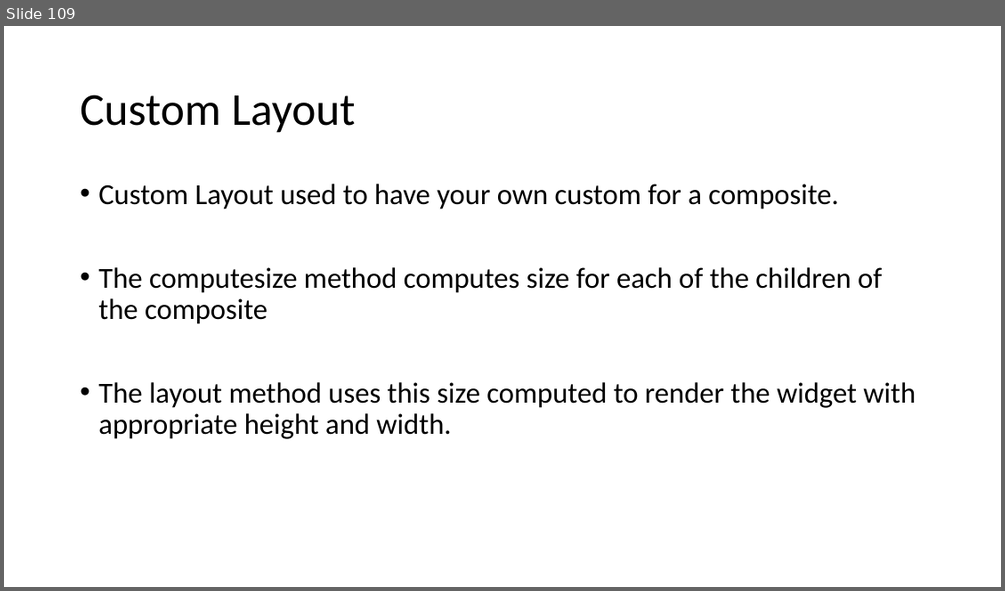
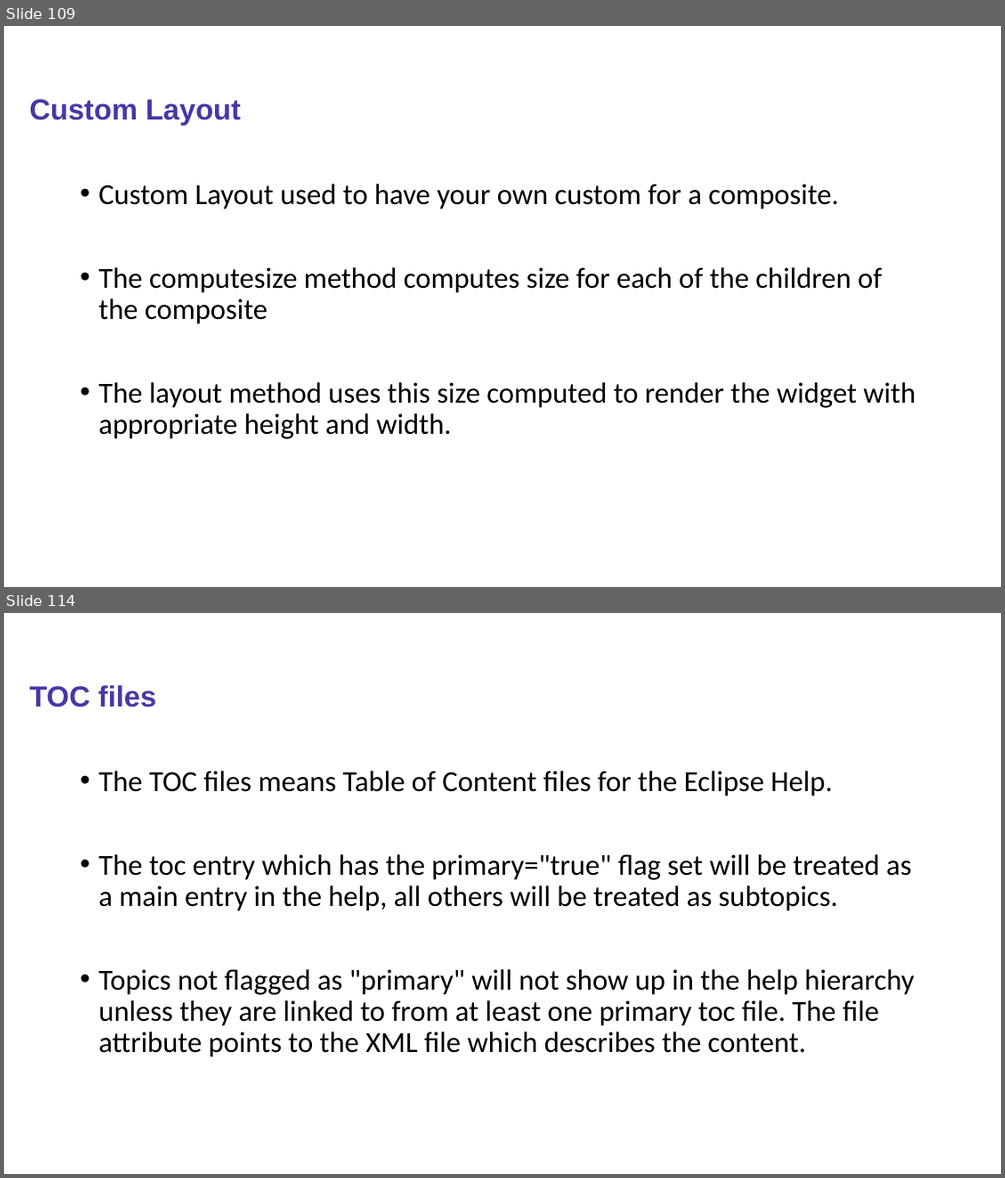
Before and after one commit to sabir123/RCP.Presentations, a slide deck: Eclipse_RCP_Training.pptx. Shown one above the other, each under a label of ours: slide 109 before the commit, slides 109 and 114 after it; the slides between them are not shown. The pictures are 1005x591 and 1005x1178 pixels, drawn with LibreOffice and Linux fonts; fonts in the diff are those of the drawing. Boxes give left, top, right and bottom in pixels: in the first picture for what was removed or moved away, otherwise in the second. Text is boxed around its words. In the diff, an @@ line names an element or a change of style, - is before the commit and + after.

```diff
--- a/Eclipse_RCP_Training.pptx
+++ b/Eclipse_RCP_Training.pptx
@@ slide 114 added at bbox=[4, 613, 1001, 1174], background #FFFFFF @@
@@ title added at bbox=[30, 685, 156, 707], 28 pt, text #4538A8, bold @@
+TOC files
@@ text added at bbox=[98, 771, 914, 1057], 28 pt, text #000000 @@
+• The TOC files means Table of Content files for the Eclipse Help.
+• The toc entry which has the primary="true" flag set will be treated as a main entry in the help, all others will be treated as subtopics.
+• Topics not flagged as "primary" will not show up in the help hierarchy unless they are linked to from at least one primary toc file. The file attribute points to the XML file which describes the content.
@@ slide 109 changed as well @@
@@ title "Custom Layout": place and size @@
-title "Custom Layout" at bbox=[80, 95, 356, 133]
+title "Custom Layout" at bbox=[30, 99, 241, 124]
@@ title "Custom Layout" at bbox=[30, 99, 241, 124]: size 44 to 28 pt, font Calibri to Arial, text colour #000000 to #4538A8, bold on @@
```
Also in this commit, not shown: 101 other slides changed, 36 other slides added.
